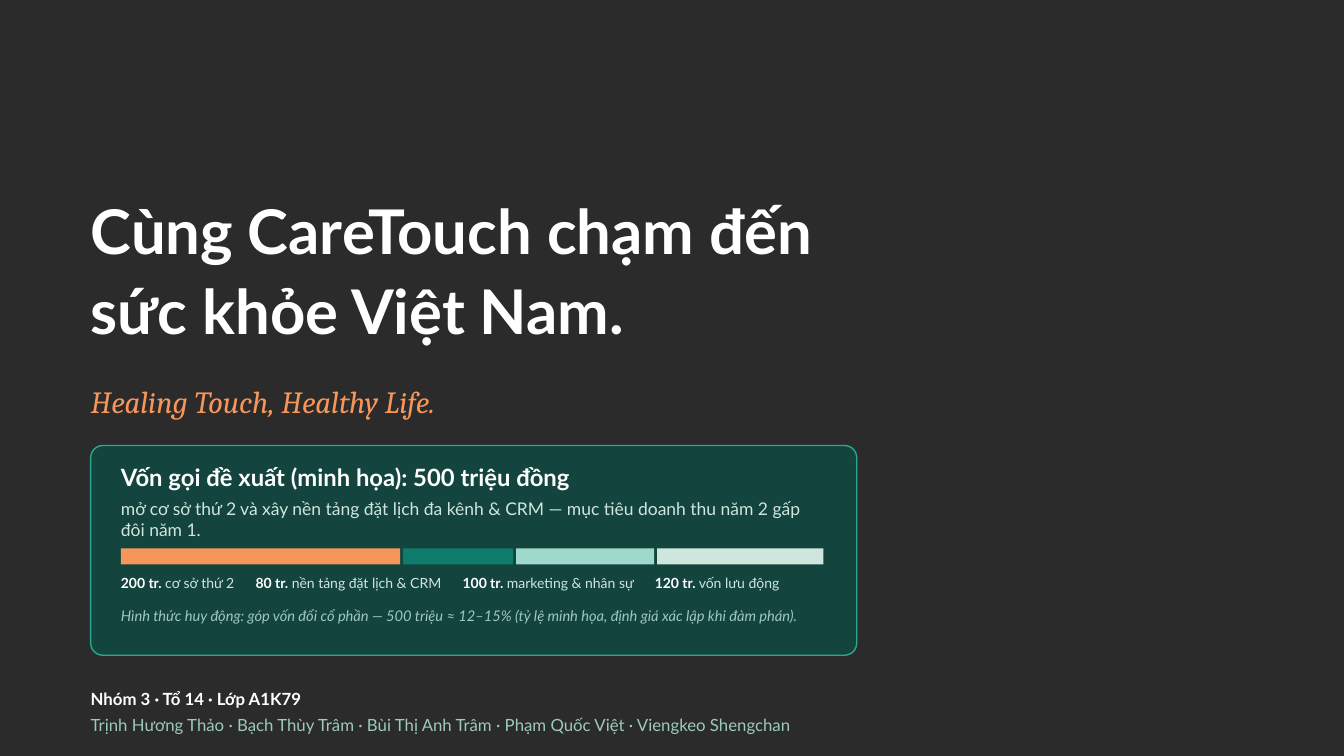
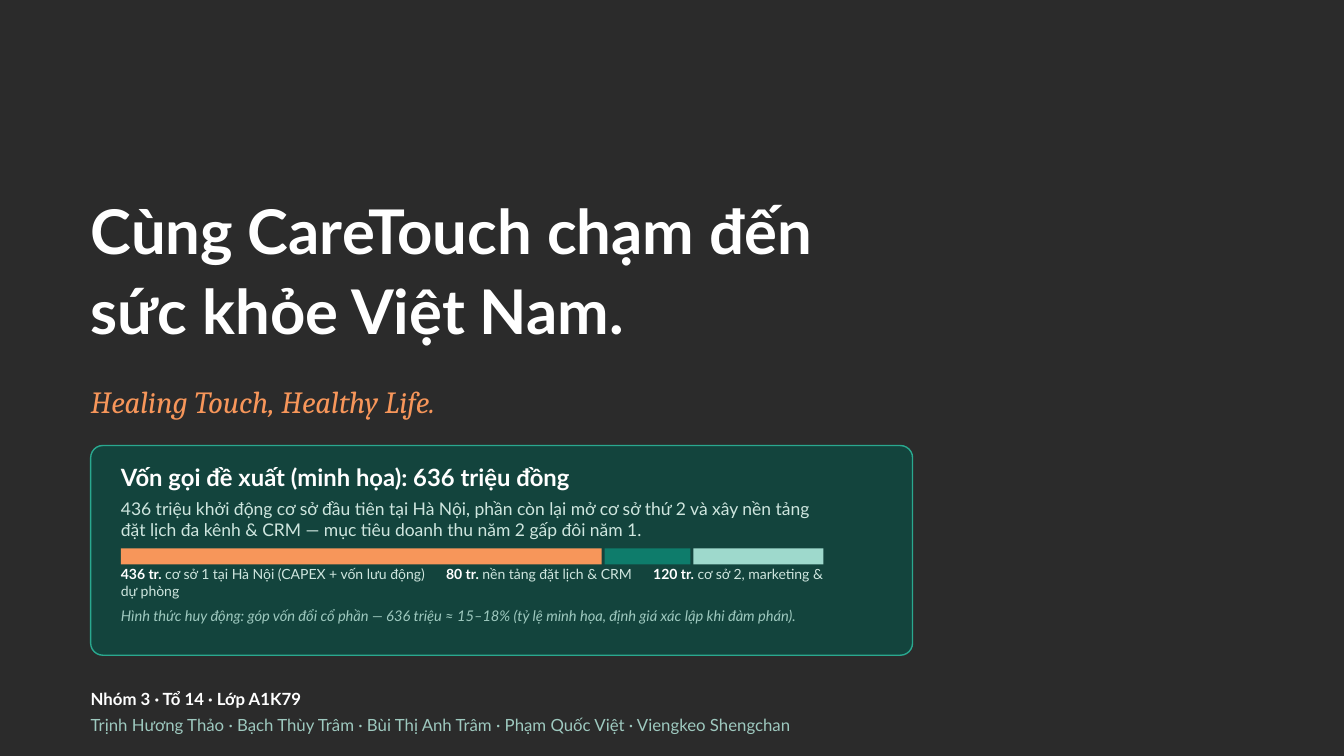
Before and after one commit to Hacogiye/CareTouch, a slide deck: slide 16 of CareTouch-deck.pptx (slide 14 before the commit). Drawn at 1344x756 pixels with LibreOffice and Linux fonts; fonts in the diff are those of the drawing; background and template pictures are left out; a plain dark background stands for a picture behind light text. Boxes give left, top, right and bottom in pixels: in the first picture for what was removed or moved away, otherwise in the second. Text is boxed around its words. In the diff, an @@ line names an element or a change of style, - is before the commit and + after.

Commit message:
Xóa An Khang Đường; slide tự động hiện hết; cập nhật số liệu nhóm; thêm châm cứu
Nội dung:
- Xóa hoàn toàn "An Khang Đường" khỏi báo cáo, PPTX và web (bìa, mục lục, ch.1,
  Phụ lục B). Xóa 2 file gốc bao-cao-an-khang-duong.docx / slide-an-khang-duong.pptx.
- PPTX: mọi slide tự động hiện khi mở (không cần bấm chuột) như slide bìa/kết;
  add_anim.py sinh PLAN từ shape thật + chuẩn hóa id trùng (hết lỗi repair/mất hiệu ứng).
- Tài chính theo số liệu nhóm cập nhật: thuê 35tr/tháng, máy móc 12,8tr, đồng phục 10tr,
  dự phòng 25tr, quảng bá 15tr → CAPEX 306tr + vốn lưu động 130tr = tổng 436tr;
  chi phí cố định 73tr/tháng; hòa vốn T5, hoàn vốn 19-20 tháng.
- Châm cứu – cứu ngải (250.000đ) là dịch vụ bình thường: thêm vào bảng giá, PPTX,
  báo cáo và web (hero, bảng giá, form đặt lịch). Bỏ cách nói "bao gồm châm cứu".
- Biểu đồ tròn cơ cấu vốn 436tr (assets/chart_capital.png) đồng bộ DOCX/PPTX/HTML.
- Sửa ngôn từ lủng củng trên slide; landing: địa chỉ khách hàng đổi sang Hà Nội.

```diff
--- a/CareTouch-deck.pptx
+++ b/CareTouch-deck.pptx
@@ rounded rectangle: place and size @@
-rounded rectangle at bbox=[91, 446, 857, 655]
+rounded rectangle at bbox=[91, 446, 912, 655]
@@ text at bbox=[121, 467, 810, 539]: text changed @@
-Vốn gọi đề xuất (minh họa): 500 triệu đồng
-mở cơ sở thứ 2 và xây nền tảng đặt lịch đa kênh & CRM — mục tiêu doanh thu năm 2 gấp đôi năm 1.
+Vốn gọi đề xuất (minh họa): 636 triệu đồng
+436 triệu khởi động cơ sở đầu tiên tại Hà Nội, phần còn lại mở cơ sở thứ 2 và xây nền tảng đặt lịch đa kênh & CRM — mục tiêu doanh thu năm 2 gấp đôi năm 1.
@@ text at bbox=[121, 568, 809, 582]: text changed @@
-200 tr. cơ sở thứ 2 80 tr. nền tảng đặt lịch & CRM 100 tr. marketing & nhân sự 120 tr. vốn lưu động
+436 tr. cơ sở 1 tại Hà Nội (CAPEX + vốn lưu động) 80 tr. nền tảng đặt lịch & CRM 120 tr. cơ sở 2, marketing & dự phòng
@@ rectangle: place and size @@
-rectangle at bbox=[121, 548, 400, 565]
+rectangle at bbox=[121, 548, 602, 565]
@@ rectangle: place and size @@
-rectangle at bbox=[403, 548, 513, 565]
+rectangle at bbox=[605, 548, 691, 565]
@@ rectangle removed at bbox=[657, 548, 824, 565] @@
@@ rectangle: place and size @@
-rectangle at bbox=[516, 548, 654, 565]
+rectangle at bbox=[694, 548, 824, 565]
@@ text at bbox=[121, 609, 796, 624]: text changed @@
-Hình thức huy động: góp vốn đổi cổ phần — 500 triệu ≈ 12–15% (tỷ lệ minh họa, định giá xác lập khi đàm phán).
+Hình thức huy động: góp vốn đổi cổ phần — 636 triệu ≈ 15–18% (tỷ lệ minh họa, định giá xác lập khi đàm phán).
```
Also in this commit, not shown: 10 other slides changed, 2 slides added, 12 other files.
